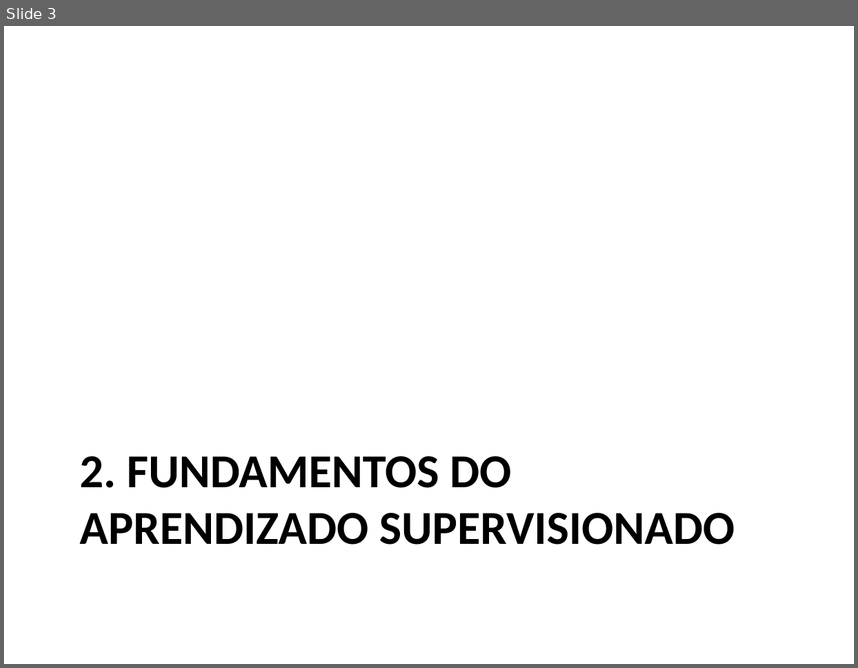
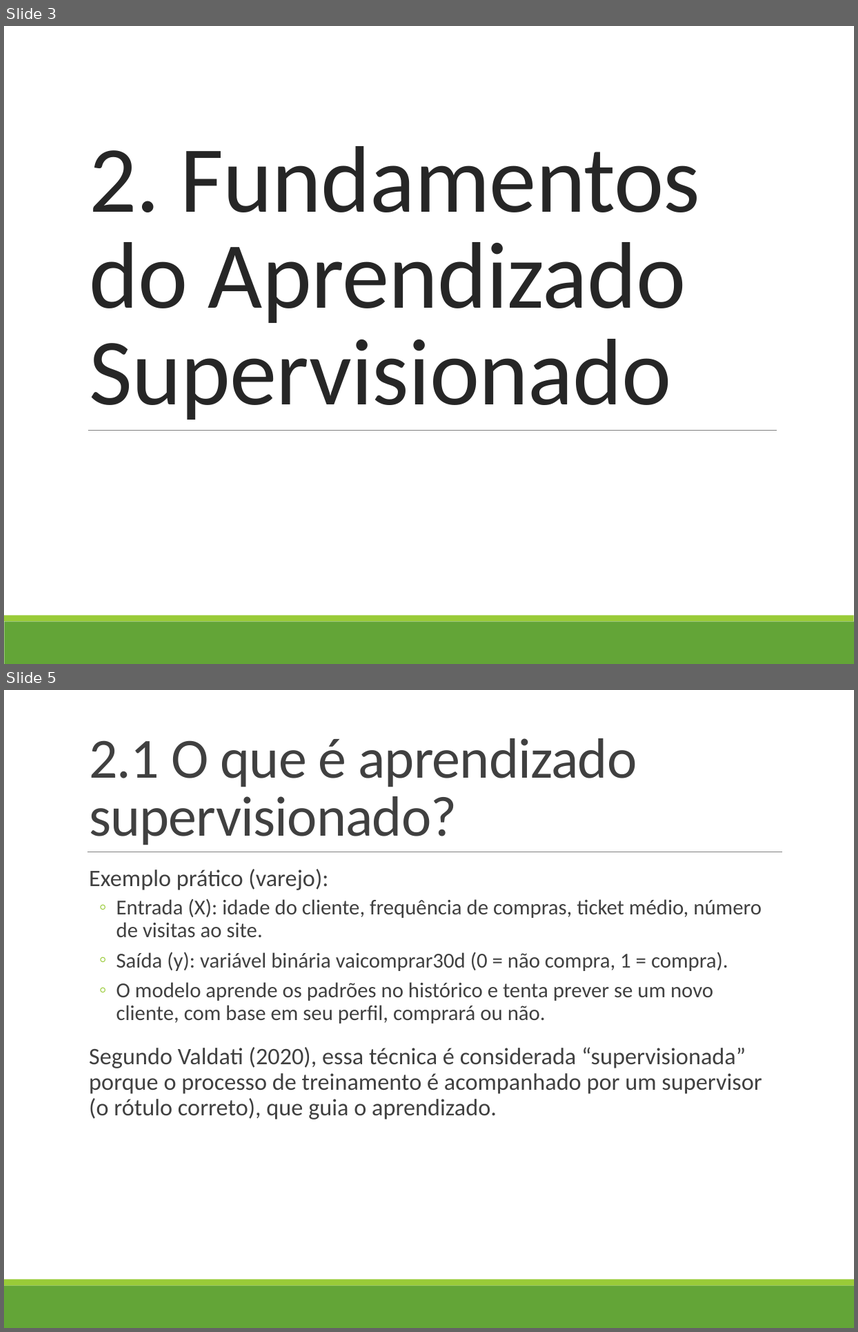
Before and after one commit to profAndreSouza/Material, a slide deck: Inteligência Artificial e Big Data/03-Aprendizado Supervisionado.pptx. Shown one above the other, each under a label of ours: slide 3 before the commit, slides 3 and 5 after it; the slides between them are not shown. The pictures are 858x668 and 858x1332 pixels, drawn with LibreOffice and Linux fonts; fonts in the diff are those of the drawing. Boxes give left, top, right and bottom in pixels: in the first picture for what was removed or moved away, otherwise in the second. Text is boxed around its words. In the diff, an @@ line names an element or a change of style, - is before the commit and + after.

```diff
--- a/Inteligência Artificial e Big Data/03-Aprendizado Supervisionado.pptx
+++ b/Inteligência Artificial e Big Data/03-Aprendizado Supervisionado.pptx
@@ slide 5 added at bbox=[4, 690, 854, 1328], background #FFFFFF; not listed: 2 template elements that a slide beside it also shows @@
@@ title added at bbox=[89, 738, 637, 845], 48 pt, text #404040 @@
+2.1 O que é aprendizado supervisionado?
@@ line added from (87, 851) to (782, 851), #808080 0.5 pt @@
@@ text added at bbox=[89, 869, 762, 1119], 18 pt, text #404040 @@
+  Exemplo prático (varejo):
+  ◦ Entrada (X): idade do cliente, frequência de compras, ticket médio, número de visitas ao site.
+  ◦ Saída (y): variável binária vaicomprar30d (0 = não compra, 1 = compra).
+  ◦ O modelo aprende os padrões no histórico e tenta prever se um novo cliente, com base em seu perfil, comprará ou não.
+  Segundo Valdati (2020), essa técnica é considerada “supervisionada” porque o processo de treinamento é acompanhado por um supervisor (o rótulo correto), que guia o aprendizado.
@@ slide 3 changed as well @@
@@ title "2. Fundamentos do Aprendizado Supervisionado" at bbox=[89, 146, 701, 419]: vertical alignment top to bottom @@
@@ title at bbox=[89, 146, 701, 419]: text changed; size 40 to 80 pt; text colour #000000 to #262626; bold off @@
-2. FUNDAMENTOS DO APRENDIZADO SUPERVISIONADO
+2. Fundamentos do Aprendizado Supervisionado
@@ line added from (88, 430) to (777, 430), #808080 0.5 pt @@
@@ rectangle added at bbox=[4, 621, 854, 664], fill #63A537 @@
@@ rectangle added at bbox=[4, 615, 854, 621], fill #99CB38 @@
```
Also in this commit, not shown: 11 other slides changed, 2 other slides added, 13 slides removed.
